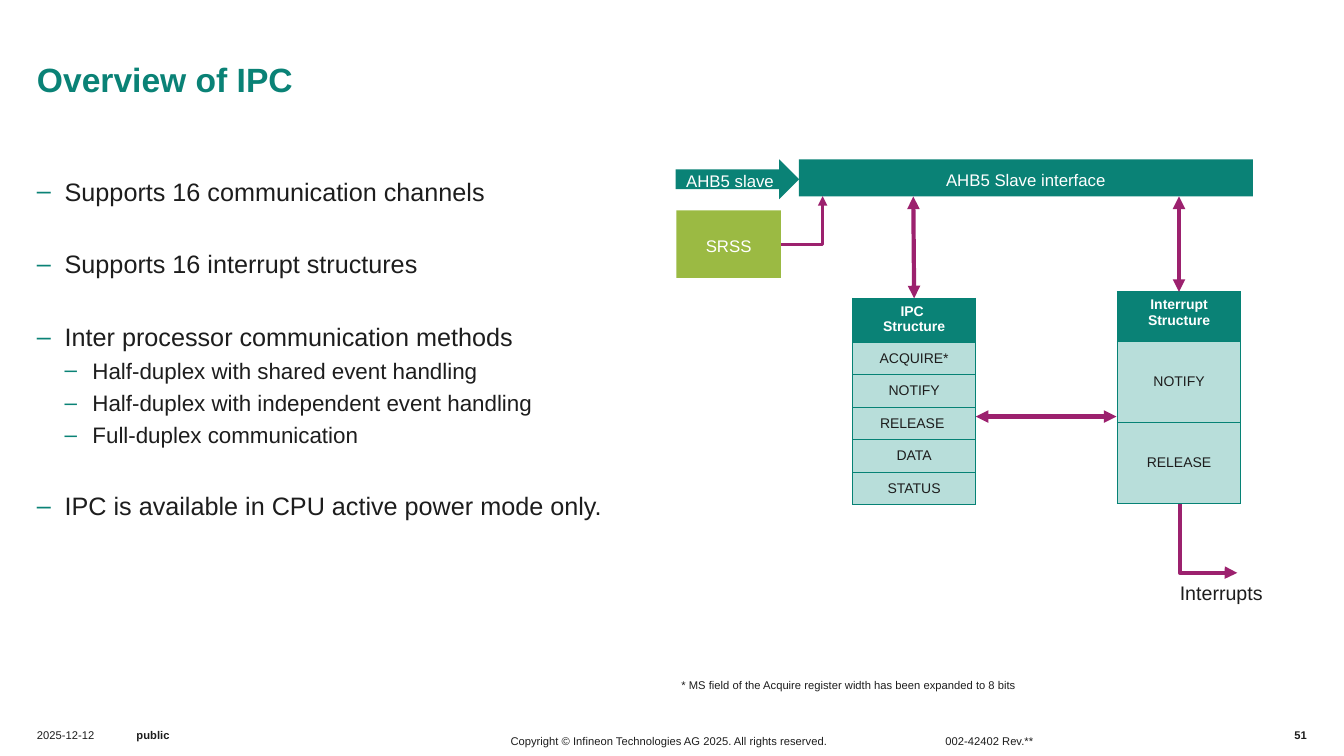
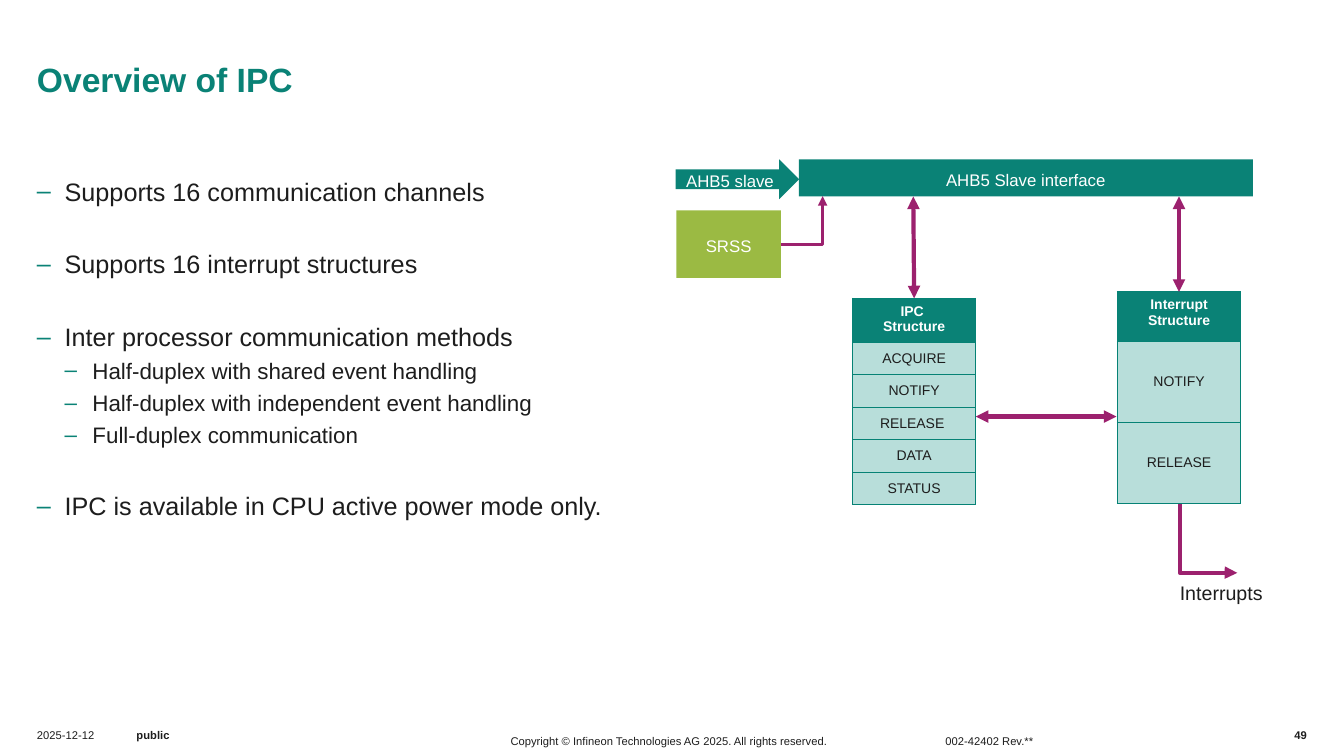
Before and after one commit to luisreynosoIFX/mtb-training-psoc-edge-e84-intro-ecosystem, a slide deck: slide 49 of .internal/Presentation/PSE84_Introductory_Ecosystem_E2.pptx (slide 51 before the commit). Drawn at 1344x756 pixels with LibreOffice and Linux fonts; fonts in the diff are those of the drawing; background and template pictures are left out. Boxes give left, top, right and bottom in pixels: in the first picture for what was removed or moved away, otherwise in the second. Text is boxed around its words. In the diff, an @@ line names an element or a change of style, - is before the commit and + after.

```diff
--- a/.internal/Presentation/PSE84_Introductory_Ecosystem_E2.pptx
+++ b/.internal/Presentation/PSE84_Introductory_Ecosystem_E2.pptx
@@ table at (853, 298, 976, 505) @@
-row 2, column 1: ACQUIRE*
+row 2, column 1: ACQUIRE
@@ text removed at (689, 681, 1015, 691) @@
-* MS field of the Acquire register width has been expanded to 8 bits
@@ page number at (1294, 731, 1306, 742): text changed @@
-51
+49
```
Also in this commit, not shown: 6 other slides changed, 3 slides removed, 5 other files.
